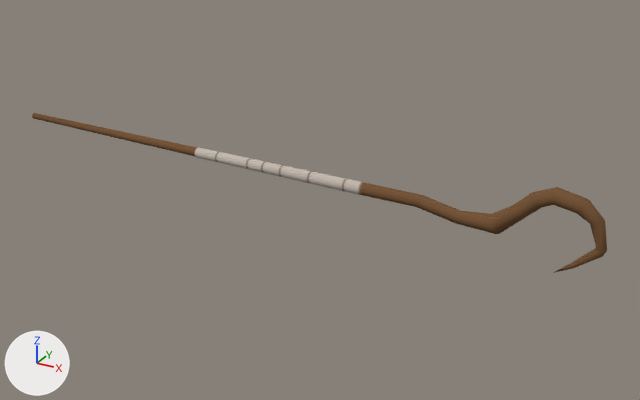
The Blender file FlowQuest/FlowQuest/Assets/Models/Staff.blend as it was, and as the next commit left it.
One viewpoint serves both versions: a camera (50 mm lens) standing at (6.85, -12.27, 5.81) and looking at (-0.02, 0.21, -0.42). The axes (+X, +Y, +Z) are drawn at lower left. The lights are the same throughout.
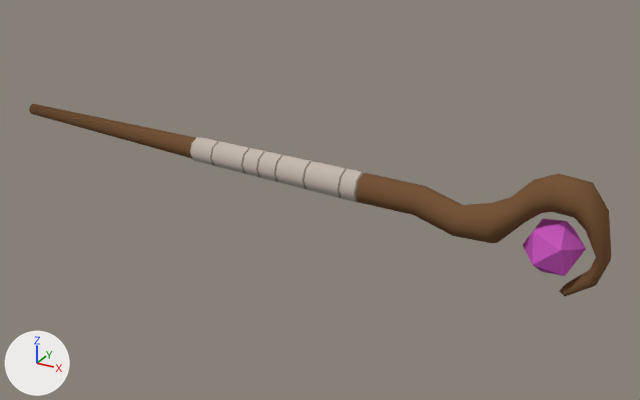
Commit message: Player Staff

Scene script edits in JSON lines:
```json
{"block": "me_cylinder", "where": "# used by ob_cylinder; location = (-0.03, -0.01, 0.04)"}
{"block": "me_cylinder", "where": "# verts and faces of me_cylinder; kept vertices keep their numbers, new ones are numbered from 129"}
{"block": "me_cylinder", "where": "# before: 24 (-6.48, 0.06, 0.11) at pixel (36, 114), 25 (-6.48, 0.04, 0.07), 26 (-6.48, 0.0, 0.05) at pixel (34, 118), 27 (-6.48, -0.04, 0.07) at pixel (33, 118), 28 (-6.48, -0.06, 0.11) at pixel (32, 116)"}
{"block": "me_cylinder", "where": "# before: 29 (-6.48, -0.04, 0.15) at pixel (32, 114), 30 (-6.48, 0.0, 0.17) at pixel (33, 112), 31 (-6.48, 0.04, 0.15) at pixel (35, 113)"}
{"op": "remove", "block": "me_cylinder", "code": "me_cylinder.from_pydata(...)  # 129 vertices, 129 faces; spans x -6.48..4.95, y -0.17..0.17, z -0.72..0.69"}
{"op": "add", "block": "me_cylinder", "code": "me_cylinder.from_pydata(...)  # 141 vertices, 149 faces; spans x -6.48..5.02, y -0.18..0.18, z -0.45..0.39"}
{"block": "me_cylinder", "change": "me_cylinder part 1: a new loose piece, an icosphere of 20 faces spanning x 3.69..4.64, y -0.18..0.18, z -0.32..0.08, in mat_material_001 (picture img_staff_png)"}
{"block": "me_cylinder", "change": "me_cylinder part 2"}
{"op": "add", "block": "me_cylinder", "code": "verts[24] = (-6.48, 0.05, 0.11)  # moved"}
{"op": "add", "block": "me_cylinder", "code": "verts[25] = (-6.48, 0.03, 0.07)  # moved"}
{"op": "add", "block": "me_cylinder", "code": "verts[26] = (-6.48, 0.0, 0.06)  # moved, pixel (34, 114)"}
{"op": "add", "block": "me_cylinder", "code": "verts[27] = (-6.48, -0.03, 0.07)  # moved, pixel (30, 113)"}
{"op": "add", "block": "me_cylinder", "code": "verts[28] = (-6.48, -0.05, 0.11)  # moved, pixel (29, 110)"}
{"op": "add", "block": "me_cylinder", "code": "verts[29] = (-6.48, -0.03, 0.14)  # moved, pixel (29, 106)"}
{"op": "add", "block": "me_cylinder", "code": "verts[30] = (-6.48, 0.0, 0.16)  # moved, pixel (32, 103)"}
{"op": "add", "block": "me_cylinder", "code": "verts[31] = (-6.48, 0.03, 0.14)  # moved, pixel (35, 104)"}
{"block": "me_cylinder", "change": "me_cylinder part 3"}
{"block": "me_cylinder", "change": "9 vertices in x 3.84..4.57, y -0.14..0.14, z 0.32..0.55 move by (0.0, 0.0, -0.22)"}
{"block": "me_cylinder", "change": "7 vertices in x 2.63, y -0.11..0.11, z -0.24..-0.05 move by (0.0, 0.0, 0.05)"}
{"block": "me_cylinder", "change": "7 vertices in x 3.76..4.6, y -0.14..0.14, z 0.35..0.59 move by (0.0, 0.0, -0.23)"}
{"block": "me_cylinder", "change": "4 vertices in x 4.77..4.9, y -0.08..0.08, z -0.27..-0.17 move by (-0.03, 0.0, -0.05)"}
{"block": "me_cylinder", "change": "4 vertices in x 4.79..4.88, y -0.06..0.06, z -0.25..-0.18 move by (-0.03, 0.0, -0.06)"}
{"block": "me_cylinder", "change": "50 vertices move from x 2.63..4.95, y -0.17..0.17, z -0.72..0.69 to x 2.63..5.02, y -0.18..0.18, z -0.45..0.39"}
{"op": "set", "path": "ob_cylinder.scale", "old": "(1.0, 1.0, 1.0)", "new": "(1.0, 2.35, 2.35)"}
```

Pixel boxes (x1, y1, x2, y2) of what changed, in the pictures (640 x 400 px; the box of a moved part takes in the faces that stretch with it):
```json
{"object": "Cylinder", "change": "reshaped, rescaled", "before": [32, 113, 607, 273], "after": [29, 104, 611, 297], "on screen": "20% taller"}
{"part": 1, "of": "me_cylinder", "change": "added", "after": [523, 219, 586, 276], "on screen": "pink"}
{"part": 2, "of": "me_cylinder", "change": "moved or reshaped", "before": [32, 113, 197, 156], "after": [29, 104, 196, 158]}
{"part": 3, "of": "me_cylinder", "change": "moved or reshaped", "before": [416, 187, 607, 273], "after": [413, 173, 611, 297]}
```
